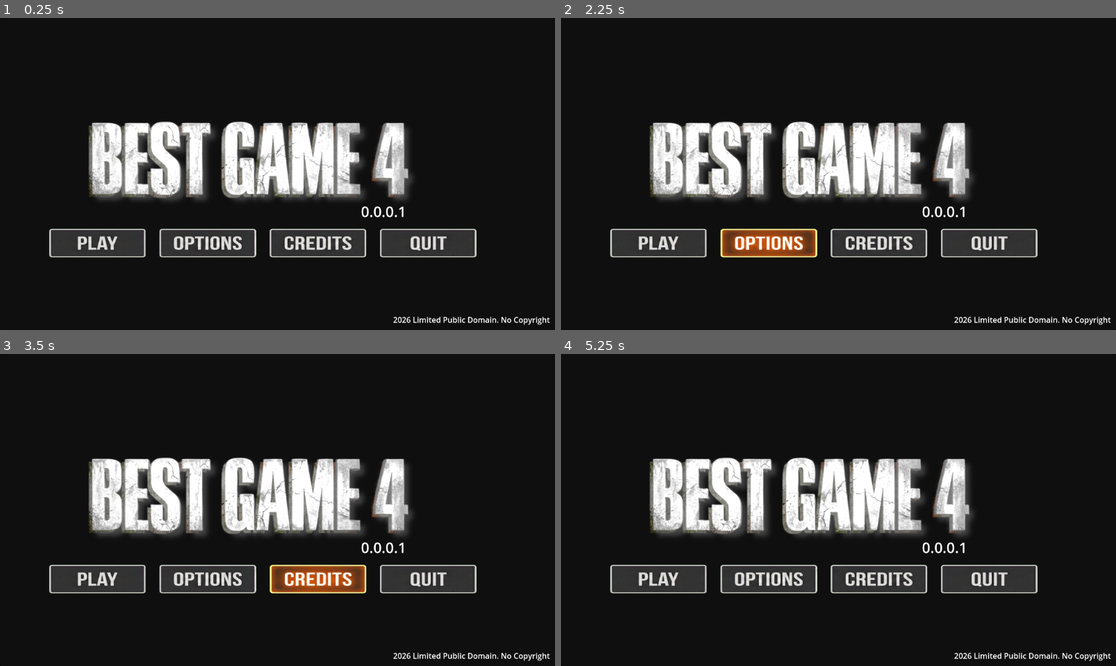
Above: before the commit, frames 1-4 (two rows, left to right).
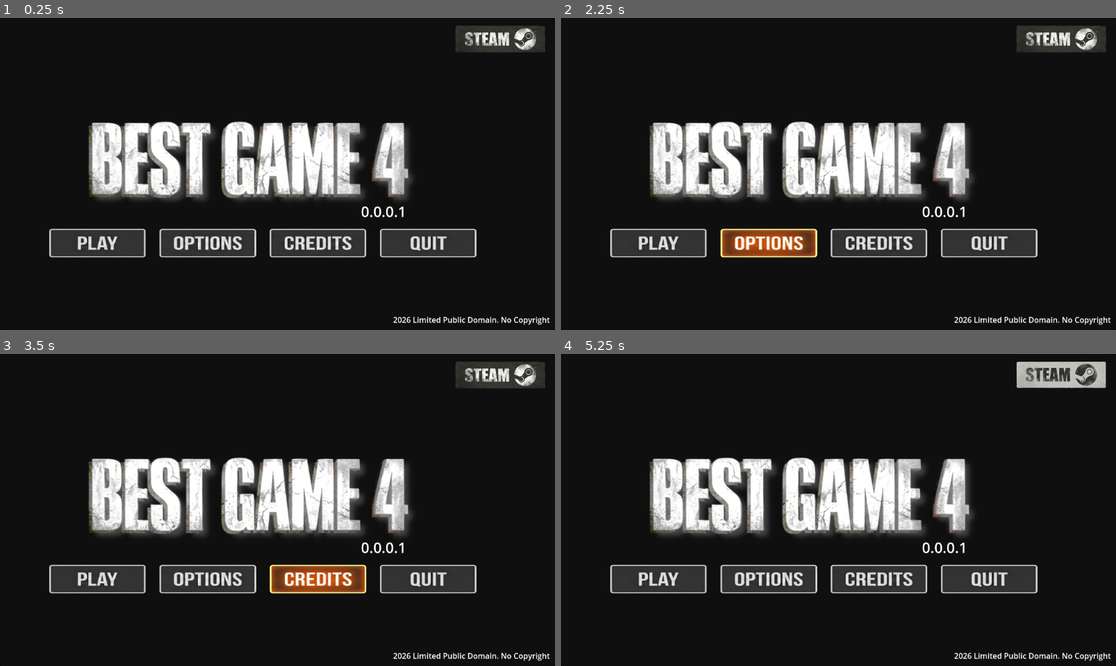
Above: after the commit, the same moments.

Repository: BoQsc/best-game-4-main-menu
Game: Godot game, scene res://node_2d.tscn
Two runs of this game, one before a commit and one after it. Both use one fixed random seed, a clock stepped at 60 frames per second and the inputs below. Video files are missing from this copy of the repository; at most half a second of black plays in their place.
Inputs (mouse positions are in pixels of both pictures, inside the frame that each line leads up to):
- Up to frame 1 (0.25 s): no input
- Up to frame 2 (2.25 s): click (1060, 39) at 0.52 s; click "0.0.0.1" at 1.25 s; click (766, 242) at 2 s
- Up to frame 3 (3.5 s): click (316, 578) at 2.75 s
- Up to frame 4 (5.25 s): click (988, 578) at 3.5 s; click "0.0.0.1" at 4.25 s; click (1060, 375) at 5.02 s

The runs differ from the first frame. In frame 1, 1.3% of the frame differs, in the area x 82-99%, y 2-11%; in frame 2, 1.3%; in frame 3, 1.3%; in frame 4, 1.4%.

Commit message:
Add steam button

Diff:
--- a/node_2d.tscn
+++ b/node_2d.tscn
@@ -1,10 +1,12 @@
-[gd_scene load_steps=15 format=3 uid="uid://day3popjfdyvp"]
+[gd_scene load_steps=17 format=3 uid="uid://day3popjfdyvp"]
 
 [ext_resource type="VideoStream" uid="uid://c4ffv0l01nen5" path="res://backgroundanimbestgame-1.ogv" id="1_wtcfe"]
 [ext_resource type="AudioStream" uid="uid://cxjh7t0n731pk" path="res://under-the-bleak-sky-post-apocalyptic-cinematic-music-436655.mp3" id="2_0e48y"]
 [ext_resource type="Texture2D" uid="uid://daqabufuflaop" path="res://bestgame4 ui.png" id="3_epypp"]
 [ext_resource type="Texture2D" uid="uid://b452fe46xnsqn" path="res://button_play.png" id="3_kdubu"]
+[ext_resource type="Texture2D" uid="uid://c48p1n2sb3o8s" path="res://steam_button.png" id="3_nr8wp"]
 [ext_resource type="Texture2D" uid="uid://cjdds3jh36tm2" path="res://Best game 4 logo.png" id="3_x0ka3"]
+[ext_resource type="Texture2D" uid="uid://cvl7620jvvy3y" path="res://steam_button_hover.png" id="4_d2bti"]
 [ext_resource type="Texture2D" uid="uid://cv5gqk76vuprl" path="res://button_options.png" id="4_d21ai"]
 [ext_resource type="Texture2D" uid="uid://djtaocrtjg8wf" path="res://button_play_hover.png" id="4_q6r6c"]
 [ext_resource type="Texture2D" uid="uid://crujxn42endqb" path="res://button_quit.png" id="5_rj586"]
@@ -63,6 +65,23 @@
 anchor_bottom = 1.0
 grow_horizontal = 2
 grow_vertical = 2
+
+[node name="MarginContainer" type="MarginContainer" parent="MainMenu"]
+layout_mode = 1
+anchors_preset = 1
+anchor_left = 1.0
+anchor_right = 1.0
+offset_left = -187.0
+offset_bottom = 57.0
+grow_horizontal = 0
+theme_override_constants/margin_top = 15
+theme_override_constants/margin_right = 20
+
+[node name="TextureButton" type="TextureButton" parent="MainMenu/MarginContainer"]
+layout_mode = 2
+texture_normal = ExtResource("3_nr8wp")
+texture_pressed = ExtResource("4_d2bti")
+texture_hover = ExtResource("4_d2bti")
 
 [node name="TextureButton5" type="TextureButton" parent="MainMenu"]
 layout_mode = 1
Binary file added: steam_button.png
Not shown, added: steam_button.png.import
Binary file added: steam_button_hover.png
Not shown, added: steam_button_hover.png.import
